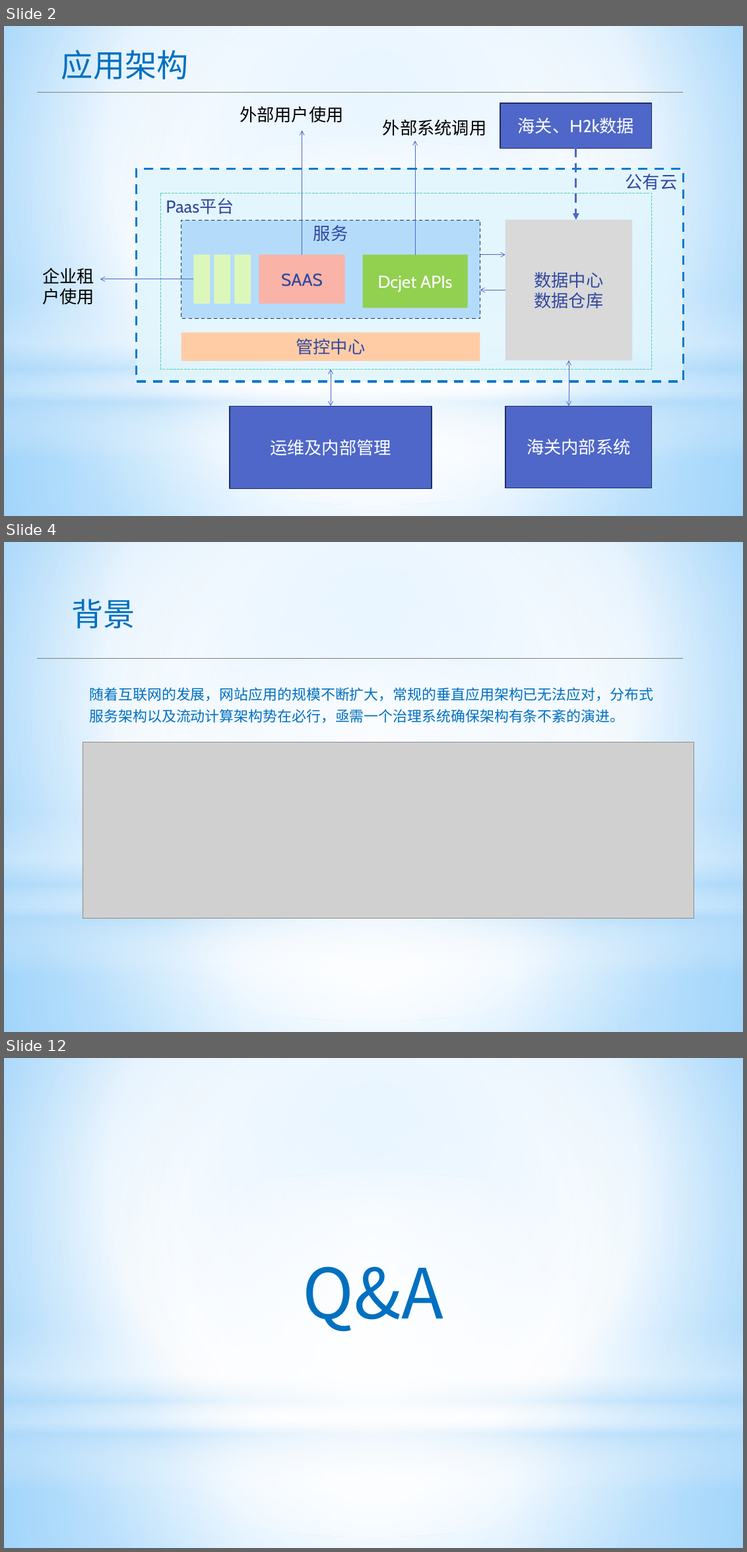
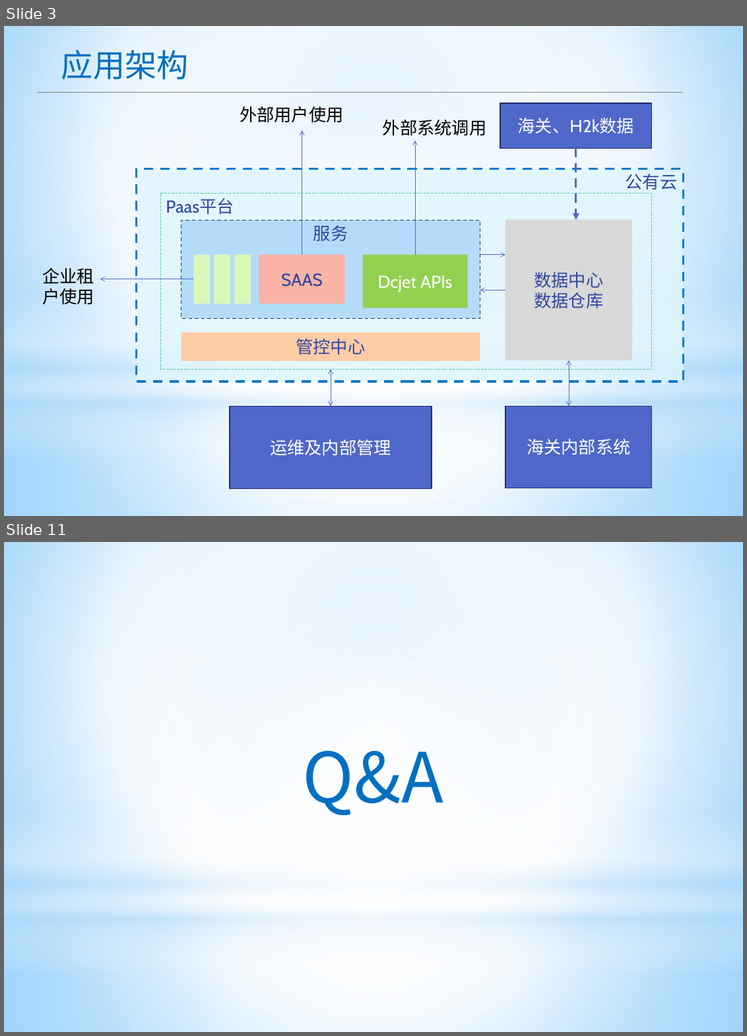
Before and after one commit to apporoad/DesignAndScheme2017, a slide deck: c云服务架构/Saas&Paas架构设计.pptx. Shown one above the other, each under a label of ours: slides 2, 4 and 12 before the commit, slides 3 and 11 after it; the slides between them are not shown. The pictures are 747x1552 and 747x1036 pixels, drawn with LibreOffice and Linux fonts; fonts in the diff are those of the drawing; grey boxes stand for pictures; background and template pictures are left out. Boxes give left, top, right and bottom in pixels: in the first picture for what was removed or moved away, otherwise in the second. Text is boxed around its words. In the diff, an @@ line names an element or a change of style, - is before the commit and + after.

```diff
--- a/c云服务架构/Saas&Paas架构设计.pptx
+++ b/c云服务架构/Saas&Paas架构设计.pptx
@@ slide 4 removed at box(4, 542, 743, 1032), background picture (left out); not listed: 4 template elements that a slide beside it also shows @@
@@ text removed at box(71, 599, 135, 628) @@
-背景
@@ line removed from (37, 658) to (683, 658) @@
@@ text removed at box(90, 687, 653, 723) @@
-随着互联网的发展，网站应用的规模不断扩大，常规的垂直应用架构已无法应对，分布式服务架构以及流动计算架构势在必行，亟需一个治理系统确保架构有条不紊的演进。
@@ picture removed at box(83, 742, 694, 918) @@
@@ what was slide 2 is now slide 3 @@
@@ what was slide 12 is now slide 11 @@
```
Also in this commit, not shown: 2 slides changed, 7 slides added, 7 other slides removed, 1 other file.
